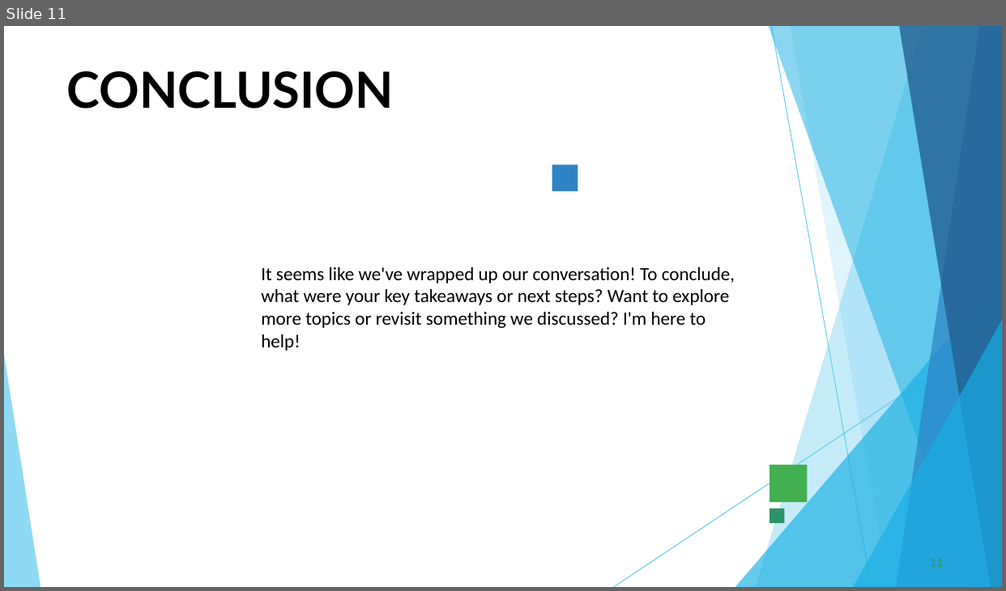
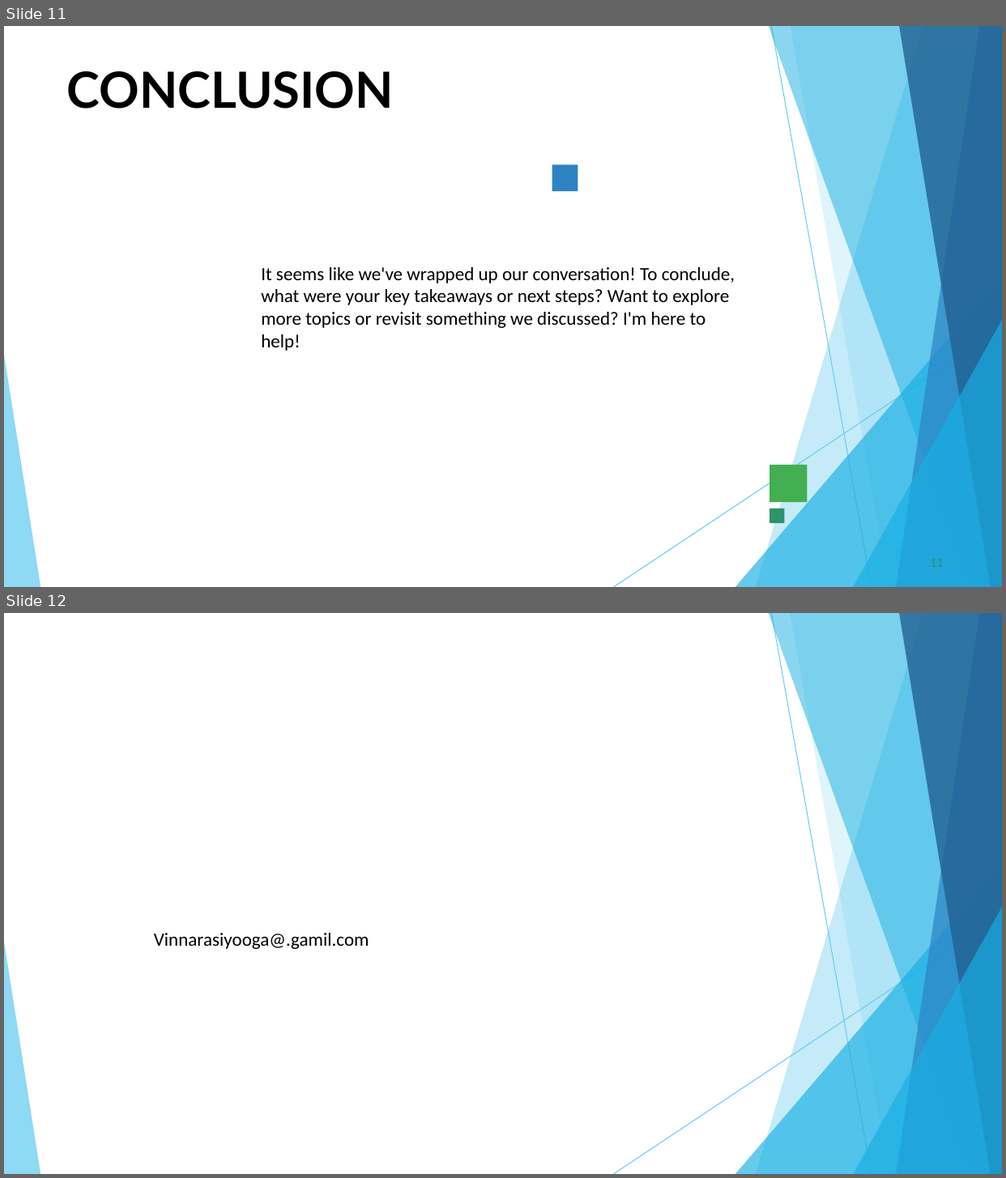
Before and after one commit to vinnarasiyooga-del/Yooga, a slide deck: PPT FWD TNSDC 2025.pptx. Shown one above the other, each under a label of ours: slide 11 before the commit, slides 11 and 12 after it. The pictures are 1006x591 and 1006x1178 pixels, drawn with LibreOffice and Linux fonts; fonts in the diff are those of the drawing; background and template pictures are left out. Boxes give left, top, right and bottom in pixels: in the first picture for what was removed or moved away, otherwise in the second. Text is boxed around its words. In the diff, an @@ line names an element or a change of style, - is before the commit and + after.

```diff
--- a/PPT FWD TNSDC 2025.pptx
+++ b/PPT FWD TNSDC 2025.pptx
@@ slide 12 added at bbox=[4, 613, 1002, 1174], background #FFFFFF; not listed: 10 template elements that a slide beside it also shows @@
@@ subtitle added at bbox=[154, 933, 369, 949], 18 pt, text #000000 @@
+Vinnarasiyooga@.gamil.com
```
Also in this commit, not shown: 9 other slides changed, 2 other slides added.
